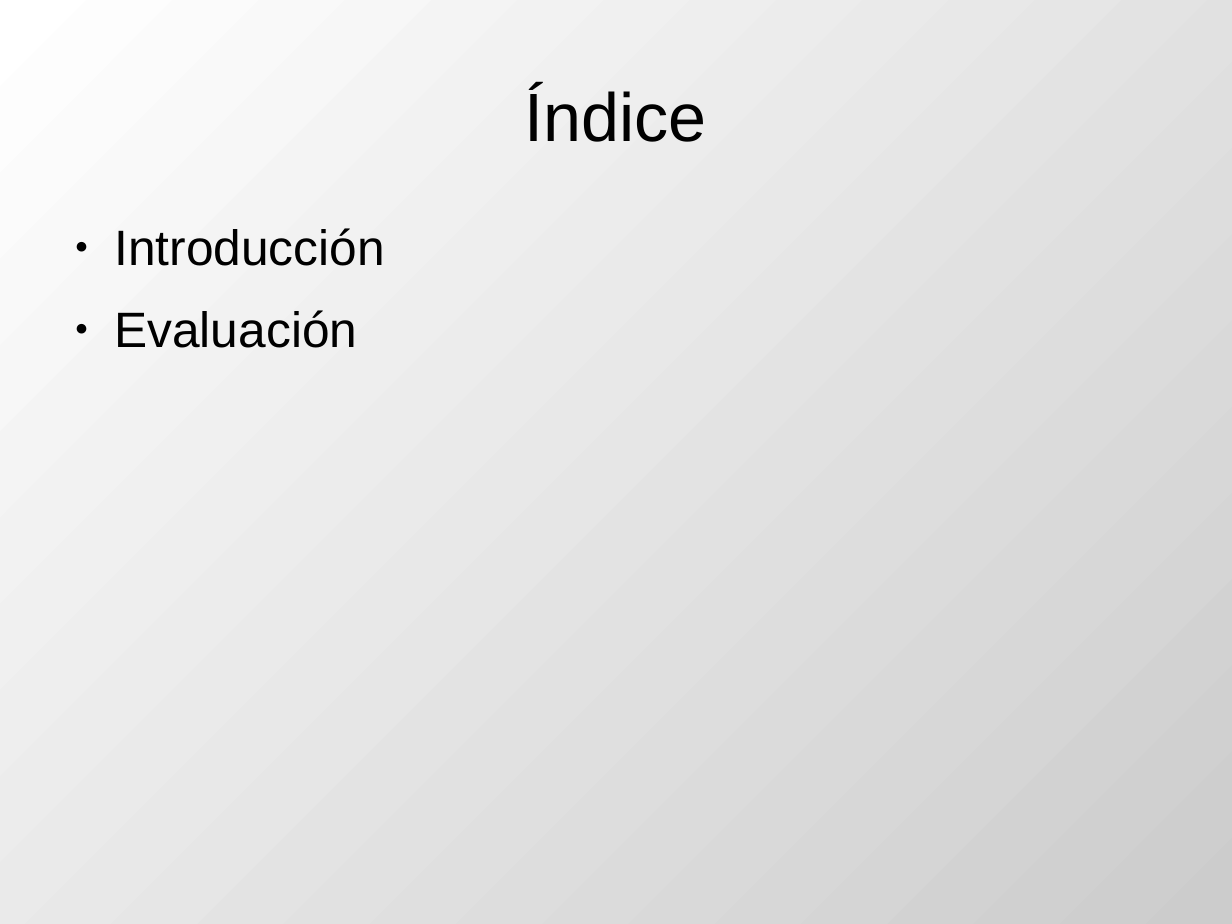
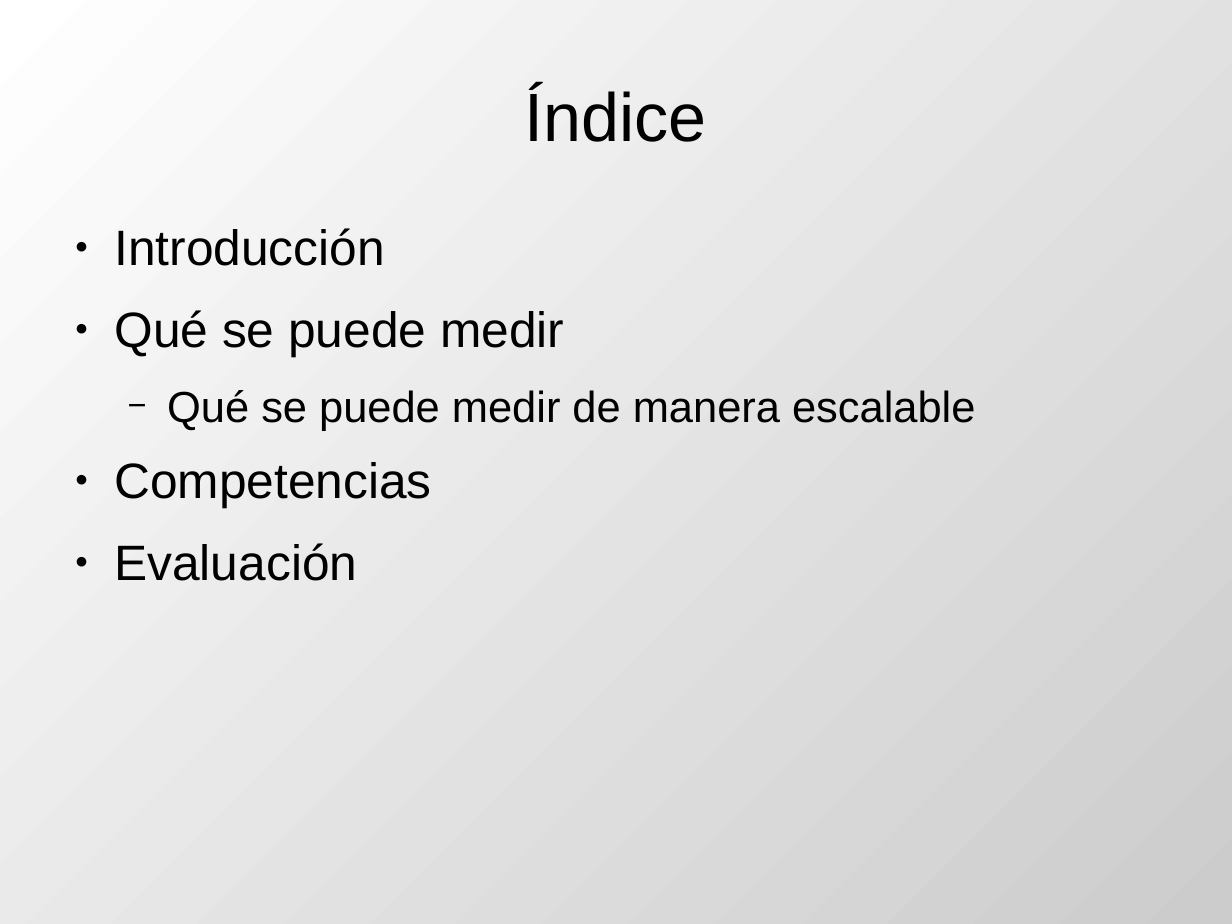
Before and after one commit to DrPantera/wikis4education, a slide deck: slide 2 of uca-2013_07/tema-5-EvaluacionWikis.odp. Drawn at 1232x924 pixels with LibreOffice and Linux fonts; fonts in the diff are those of the drawing. Boxes give left, top, right and bottom in pixels: in the first picture for what was removed or moved away, otherwise in the second. Text is boxed around its words. In the diff, an @@ line names an element or a change of style, - is before the commit and + after.

```diff
--- a/uca-2013_07/tema-5-EvaluacionWikis.odp
+++ b/uca-2013_07/tema-5-EvaluacionWikis.odp
@@ text at [114,310,975,508]: paragraphs added @@
+● Qué se puede medir
+  − Qué se puede medir de manera escalable
+● Competencias
```
Also in this commit, not shown: 1 other slide changed, 2 slides added, 4 other files.
